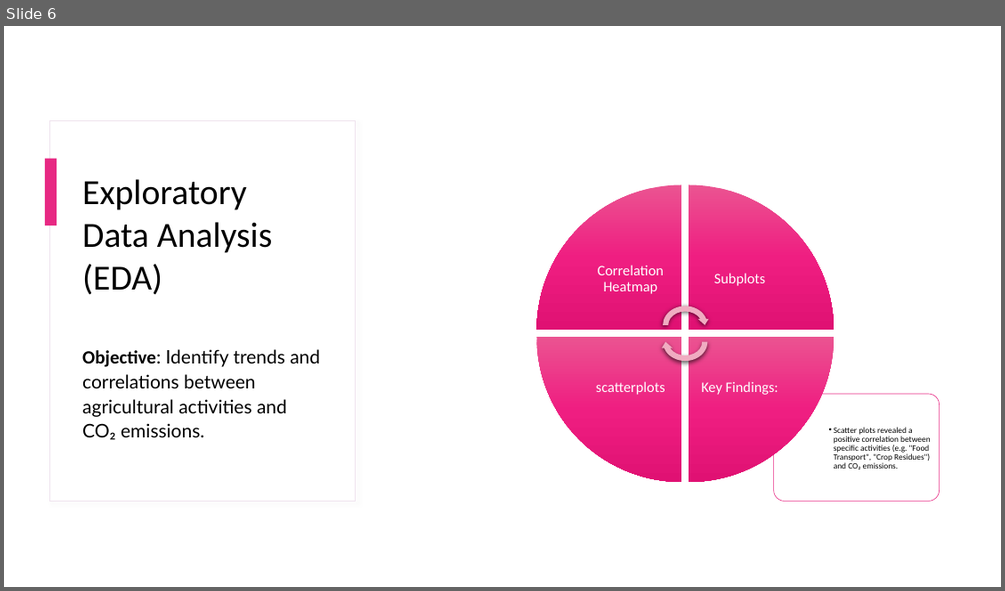
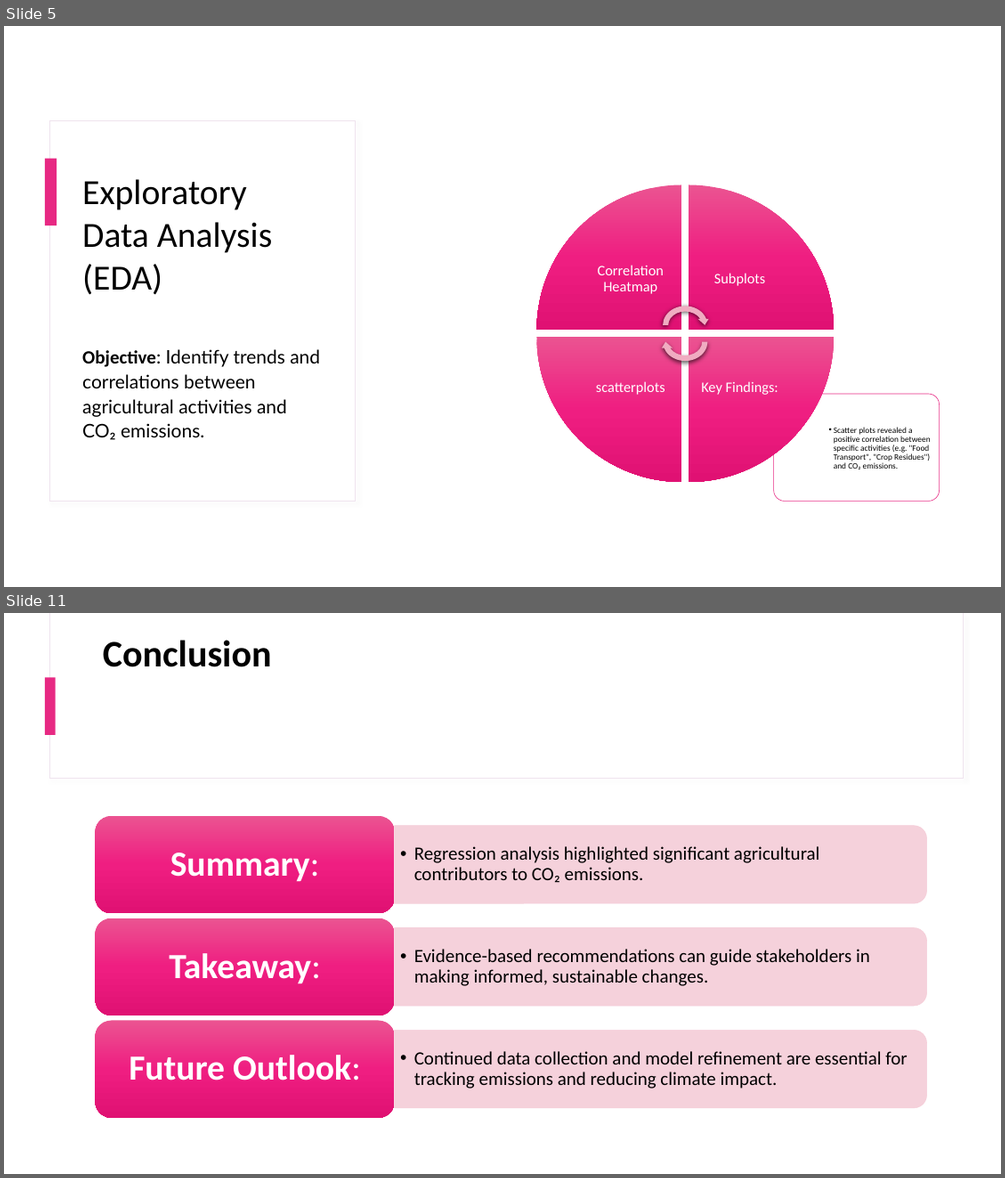
Before and after one commit to MelShongwe/2401PTDS_Regression_Project, a slide deck: Presentation Slide Deck .pptx. Shown one above the other, each under a label of ours: slide 6 before the commit, slides 5 and 11 after it; the slides between them are not shown. The pictures are 1005x591 and 1005x1178 pixels, drawn with LibreOffice and Linux fonts; fonts in the diff are those of the drawing. Boxes give left, top, right and bottom in pixels: in the first picture for what was removed or moved away, otherwise in the second. Text is boxed around its words. In the diff, an @@ line names an element or a change of style, - is before the commit and + after.

```diff
--- a/Presentation Slide Deck .pptx
+++ b/Presentation Slide Deck .pptx
@@ slide 11 added at box(4, 613, 1001, 1174), background #FFFFFF @@
@@ rectangle added at box(49, 613, 963, 779), fill #FFFFFF, outline #EFE3EE 0.75 pt @@
@@ rectangle added at box(50, 613, 963, 778), fill #FFFFFF @@
@@ title added at box(103, 640, 272, 667), 36 pt, text #000000, bold @@
+Conclusion
@@ rectangle added at box(45, 677, 56, 735), fill #E72983 @@
@@ group added at box(96, 816, 927, 1118): 6 texts, 3 round same rects, 3 rounded rectangles @@
+  • Regression analysis highlighted significant agricultural contributors to CO₂ emissions.
+Summary:
+  • Evidence-based recommendations can guide stakeholders in making informed, sustainable changes.
+Takeaway:
+  • Continued data collection and model refinement are essential for tracking emissions and reducing climate impact.
+Future Outlook:
@@ what was slide 6 is now slide 5 @@
```
Also in this commit, not shown: 1 slide changed, 5 other slides added, 2 slides removed.
